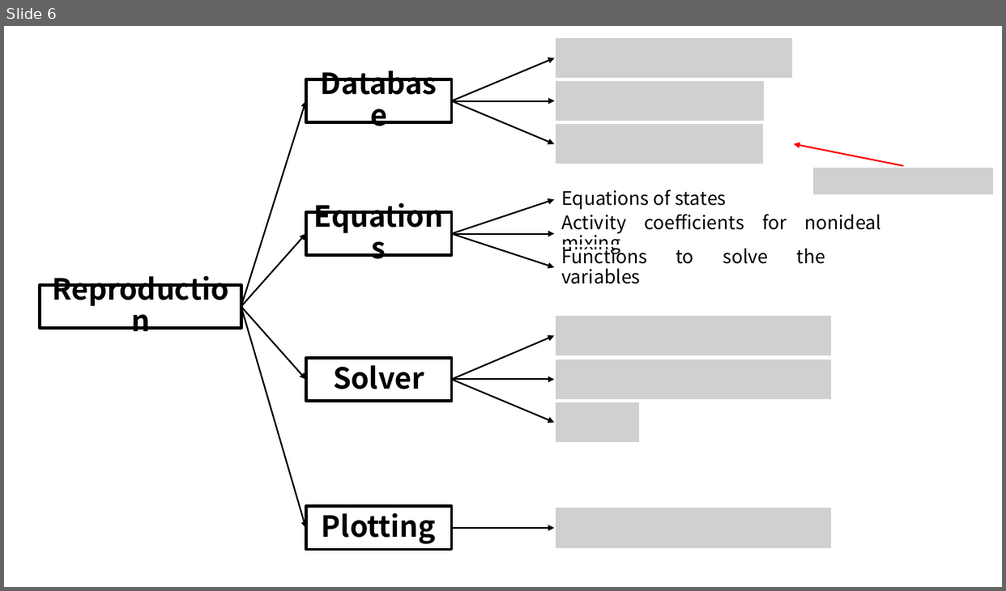
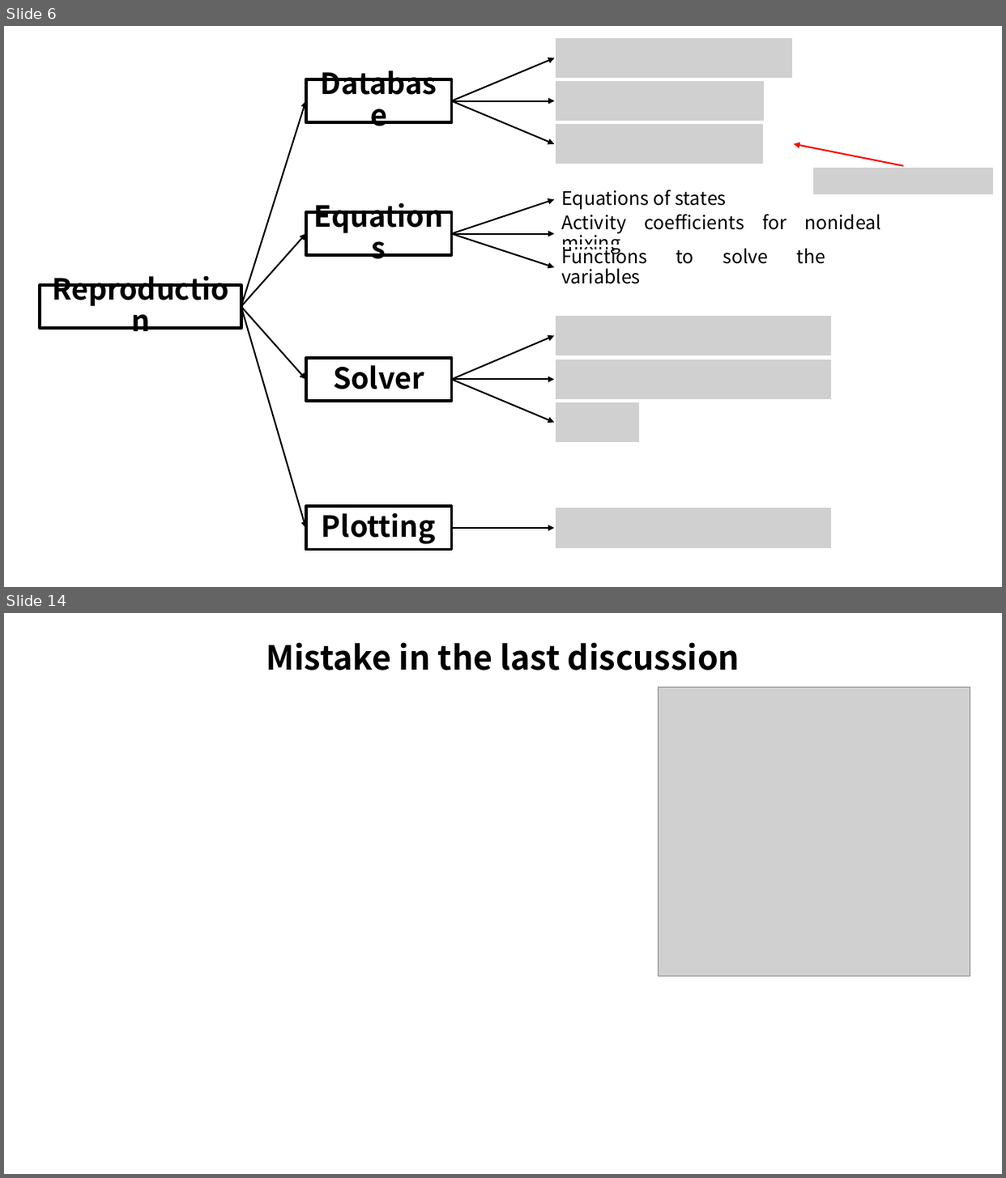
Before and after one commit to MZ-xyy/Outgassing-Project, a slide deck: Outgassing.pptx. Shown one above the other, each under a label of ours: slide 6 before the commit, slides 6 and 14 after it; the slides between them are not shown. The pictures are 1006x591 and 1006x1178 pixels, drawn with LibreOffice and Linux fonts; fonts in the diff are those of the drawing; grey boxes stand for pictures. Boxes give left, top, right and bottom in pixels: in the first picture for what was removed or moved away, otherwise in the second. Text is boxed around its words. In the diff, an @@ line names an element or a change of style, - is before the commit and + after.

```diff
--- a/Outgassing.pptx
+++ b/Outgassing.pptx
@@ slide 14 added at [4, 613, 1002, 1174], background #FFFFFF @@
@@ title added at [266, 642, 739, 671], 32 pt, text #000000, bold @@
+Mistake in the last discussion
@@ picture added at [658, 687, 970, 976] @@
```
Also in this commit, not shown: 6 slides changed, 3 other slides added.
